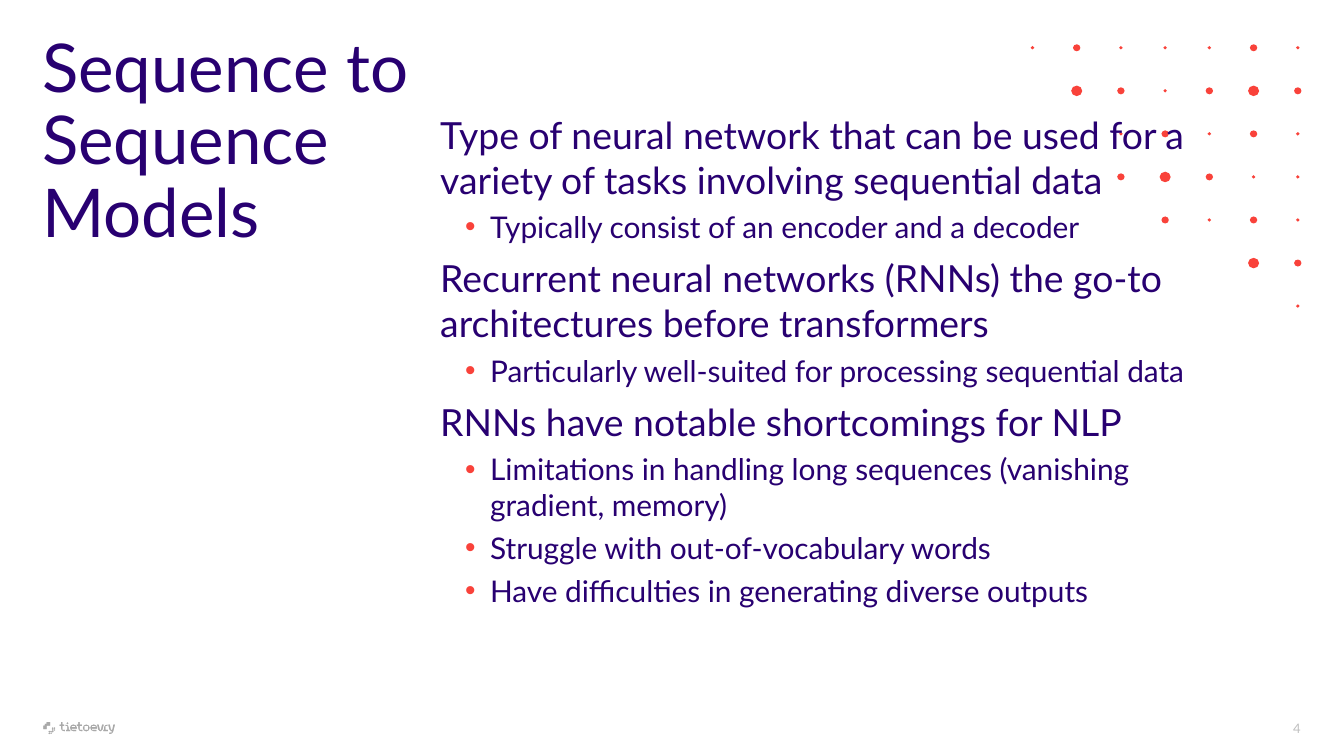
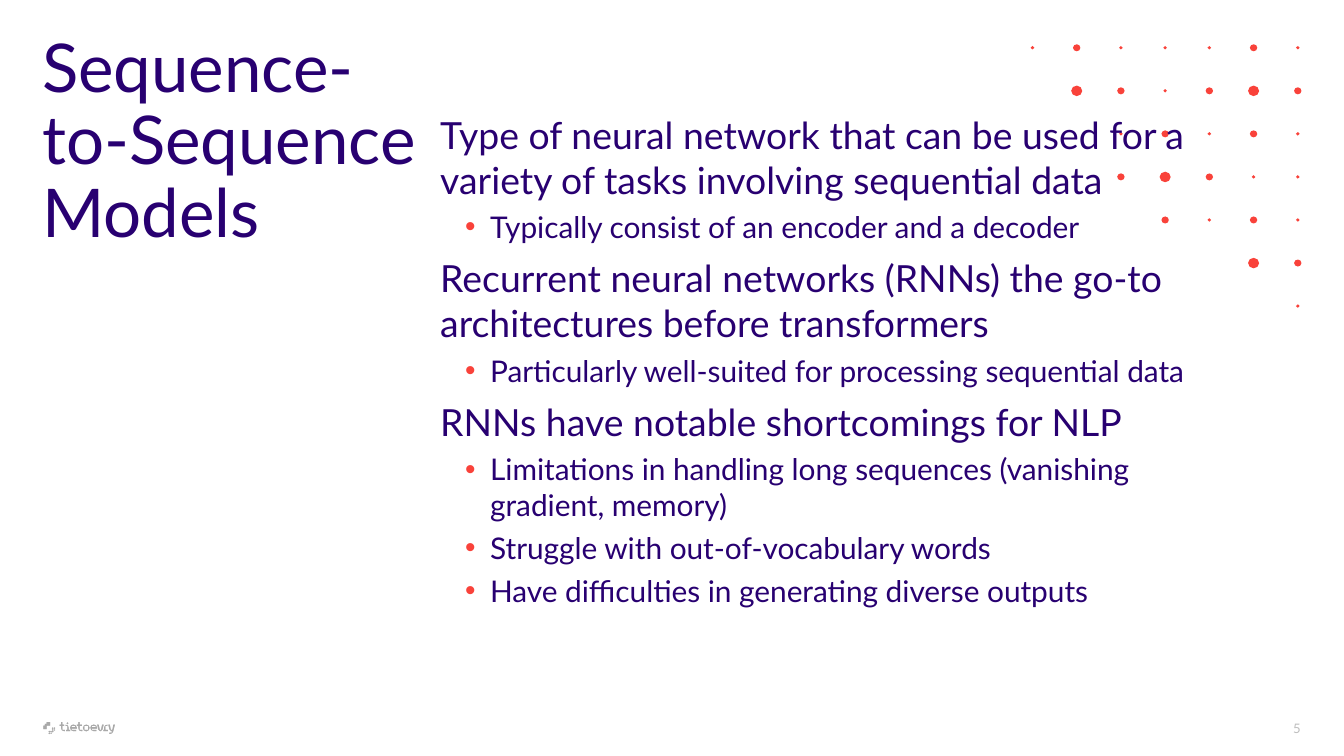
Before and after one commit to ratteripenta/transformers-seminar-workshop, a slide deck: slide 5 of presentations/transformers-seminar-workshop-1.pptx (slide 4 before the commit). Drawn at 1344x756 pixels with LibreOffice and Linux fonts; fonts in the diff are those of the drawing. Boxes give left, top, right and bottom in pixels: in the first picture for what was removed or moved away, otherwise in the second. Text is boxed around its words. In the diff, an @@ line names an element or a change of style, - is before the commit and + after.

Commit message:
Update

```diff
--- a/presentations/transformers-seminar-workshop-1.pptx
+++ b/presentations/transformers-seminar-workshop-1.pptx
@@ title at (x1=42, y1=43, x2=416, y2=238): text changed @@
-Sequence to Sequence Models
+Sequence-to-Sequence Models
@@ page number at (x1=1293, y1=724, x2=1301, y2=733): text changed @@
-4
+5
```
Also in this commit, not shown: 1 other slide changed, 1 slide added.
